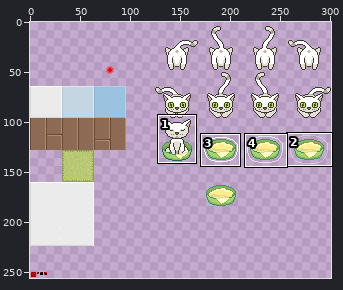
One commit to this sprite sheet: res/sprites.png. Above: a wide view before the commit, with the close-up outlined.
Close-up. Earlier state:
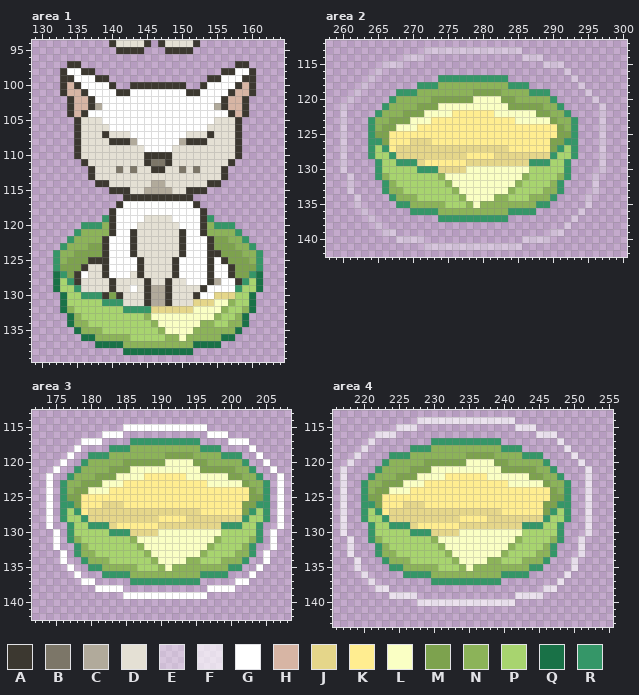
The file is 301x256 pixels. Colours within 5 levels of each other are drawn and written as one. Shown: area 1: x 129..164, y 94..139; area 2: x 258..300, y 112..142; area 3: x 172..208, y 113..142; area 4: x 216..255, y 113..143. The commit also changed other parts of the picture, which this record leaves out.
Palette (. is transparent): A #3c3830  B #7c7668  C #b1aa9b  D #e4e0d4  E #ffffff54  F #ffffffa8  G #ffffff  H #d7b5a4  J #e5d68a  K #ffed90  L #faffc4  M #7da24e  N #8cb359  P #a8d46f  Q #197147  R #359668
After the commit:
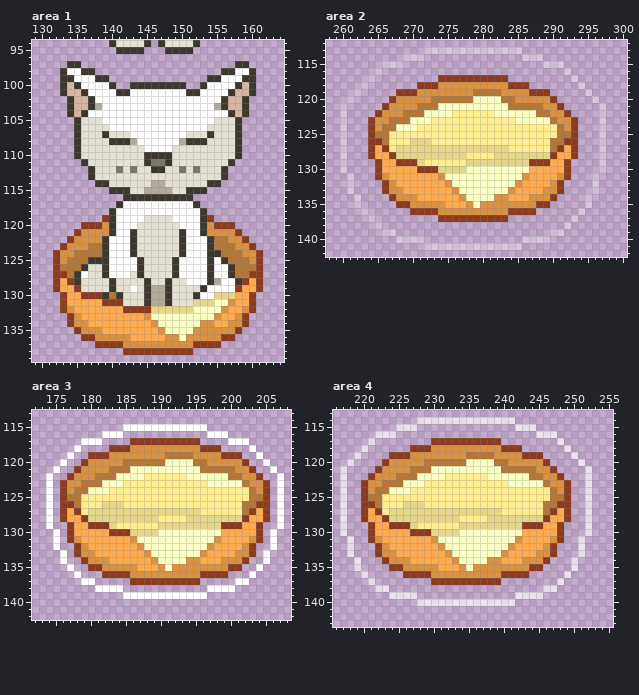
From old to new:
Colour M changes from #7da24e to #b37737.
Colour N changes from #8cb359 to #d99143.
Colour P changes from #a8d46f to #feaa4f.
Colour R changes from #359668 to #8d3b1e.
Area 1:
Colour R replaces colour Q in rows 127 to 129 at x 132 and 161; in rows 130 to 132 at x 133 and 160; in rows 133 to 134 at x 134 and 159; in row 135 at x 135 and 158; in row 136 at x 136 to 137 and 156 to 157; in row 137 at x 138 to 141 and 152 to 155.
Colour R replaces colour Q in row 138 at x 142 to 151.
Pixel boxes of the changes (left, top, right, bottom) in both close-ups:
changed: (53, 215, 263, 355)
changed: (368, 75, 578, 222)
changed: (60, 438, 270, 585)
changed: (361, 438, 571, 585)
